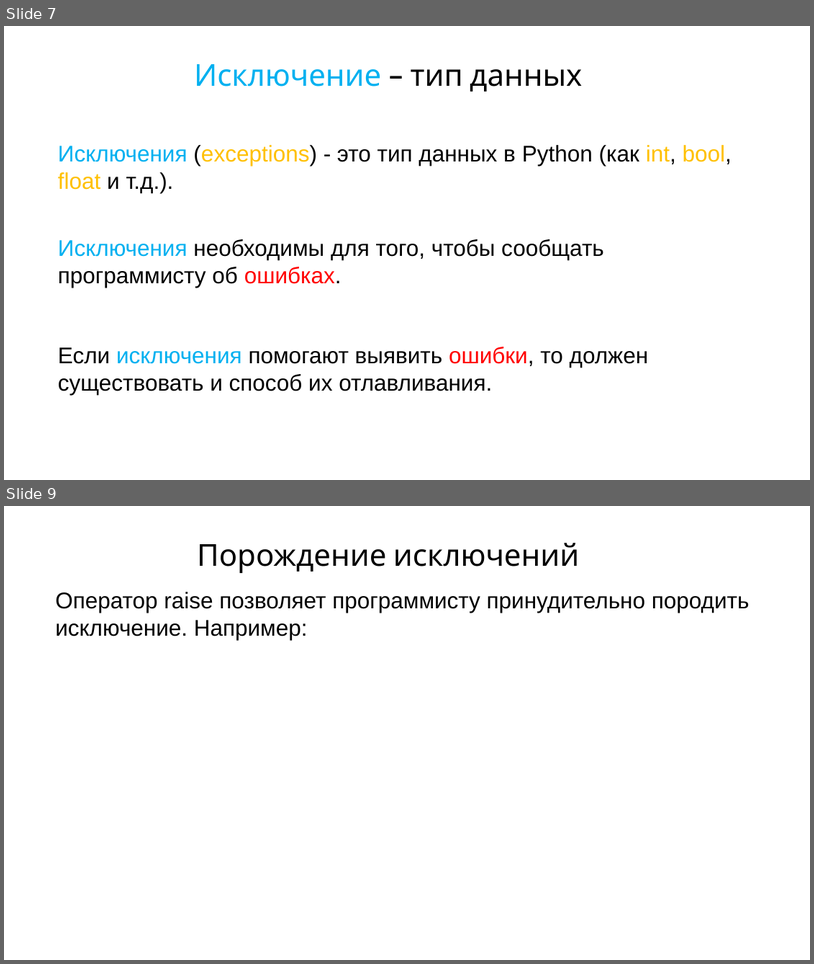
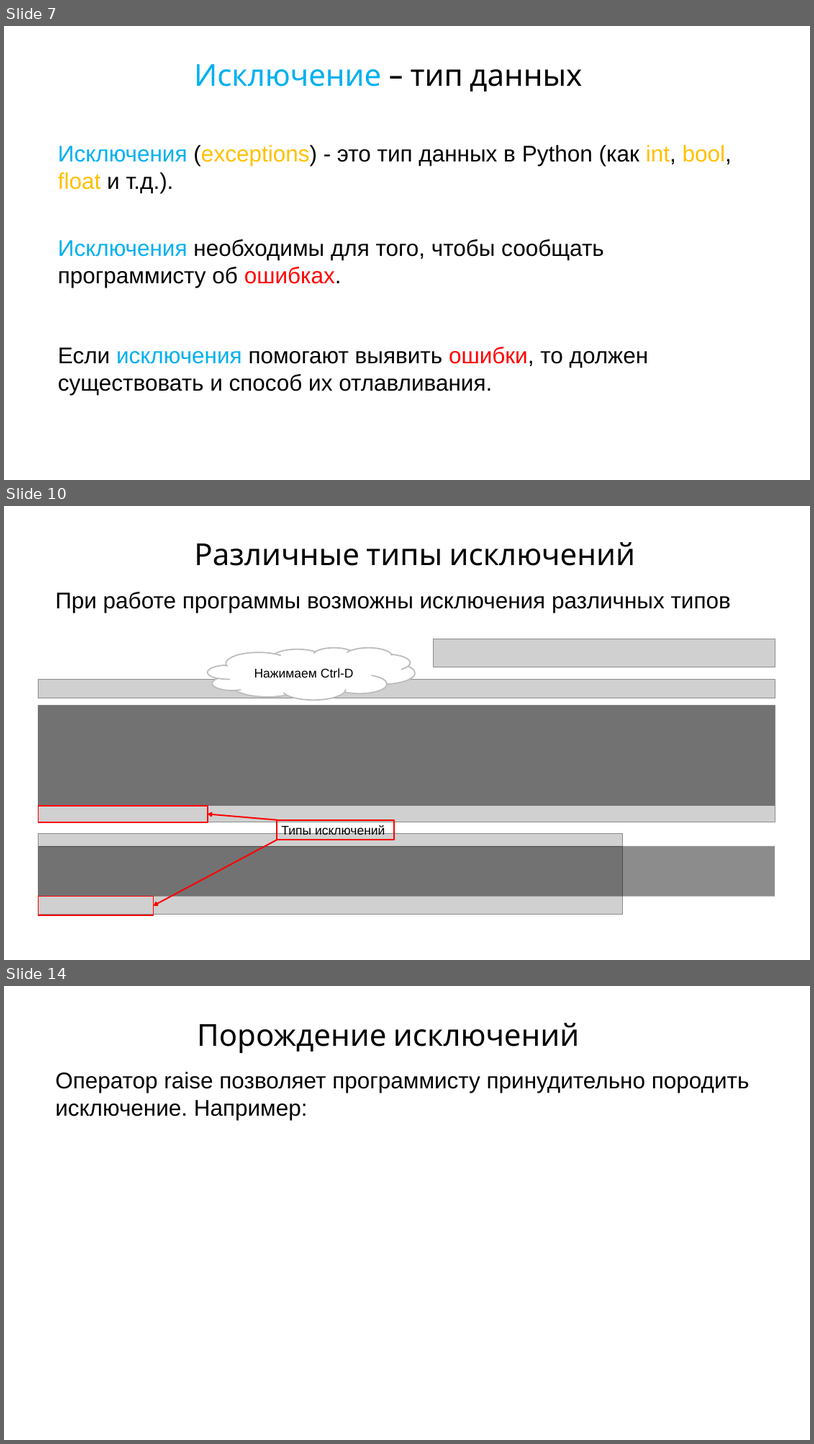
Before and after one commit to maxchv/LearnPython, a slide deck: week05/Exceptions.pptx. Shown one above the other, each under a label of ours: slides 7 and 9 before the commit, slides 7, 10 and 14 after it; the slides between them are not shown. The pictures are 814x964 and 814x1444 pixels, drawn with LibreOffice and Linux fonts; fonts in the diff are those of the drawing; grey boxes stand for pictures. Boxes give left, top, right and bottom in pixels: in the first picture for what was removed or moved away, otherwise in the second. Text is boxed around its words. In the diff, an @@ line names an element or a change of style, - is before the commit and + after.

```diff
--- a/week05/Exceptions.pptx
+++ b/week05/Exceptions.pptx
@@ slide 10 added at (x1=4, y1=506, x2=810, y2=960), background #FFFFFF @@
@@ text added at (x1=194, y1=542, x2=635, y2=566), 48 pt, text #000000 @@
+Различные типы исключений
@@ text added at (x1=55, y1=592, x2=731, y2=613), 36 pt, text #000000 @@
+При работе программы возможны исключения различных типов
@@ cloud added at (x1=208, y1=648, x2=415, y2=700), fill #FFFFFF, outline #BDBDBD 2 pt, 20 pt, text #000000 @@
+Нажимаем Ctrl-D
@@ picture added at (x1=434, y1=638, x2=775, y2=667) @@
@@ picture added at (x1=39, y1=680, x2=775, y2=698) @@
@@ picture added at (x1=39, y1=705, x2=775, y2=821) @@
@@ rectangle added at (x1=39, y1=705, x2=775, y2=806), fill #000000 at 45% opacity @@
@@ rectangle added at (x1=39, y1=806, x2=208, y2=821), outline #FF0000 2 pt @@
@@ arrow added from (277, 820) to (208, 814), #FF0000 2.25 pt @@
@@ rectangle added at (x1=277, y1=820, x2=394, y2=840), outline #FF0000 2.25 pt, 20 pt, text #000000 @@
+Типы исключений
@@ picture added at (x1=39, y1=833, x2=623, y2=846) @@
@@ picture added at (x1=39, y1=846, x2=623, y2=914) @@
@@ rectangle added at (x1=39, y1=846, x2=775, y2=896), fill #000000 at 45% opacity @@
@@ arrow added from (277, 839) to (153, 905), #FF0000 2.25 pt @@
@@ rectangle added at (x1=39, y1=896, x2=154, y2=915), outline #FF0000 2 pt @@
@@ what was slide 9 is now slide 14 @@
```
Also in this commit, not shown: 2 slides changed, 4 other slides added, 1 other file.
